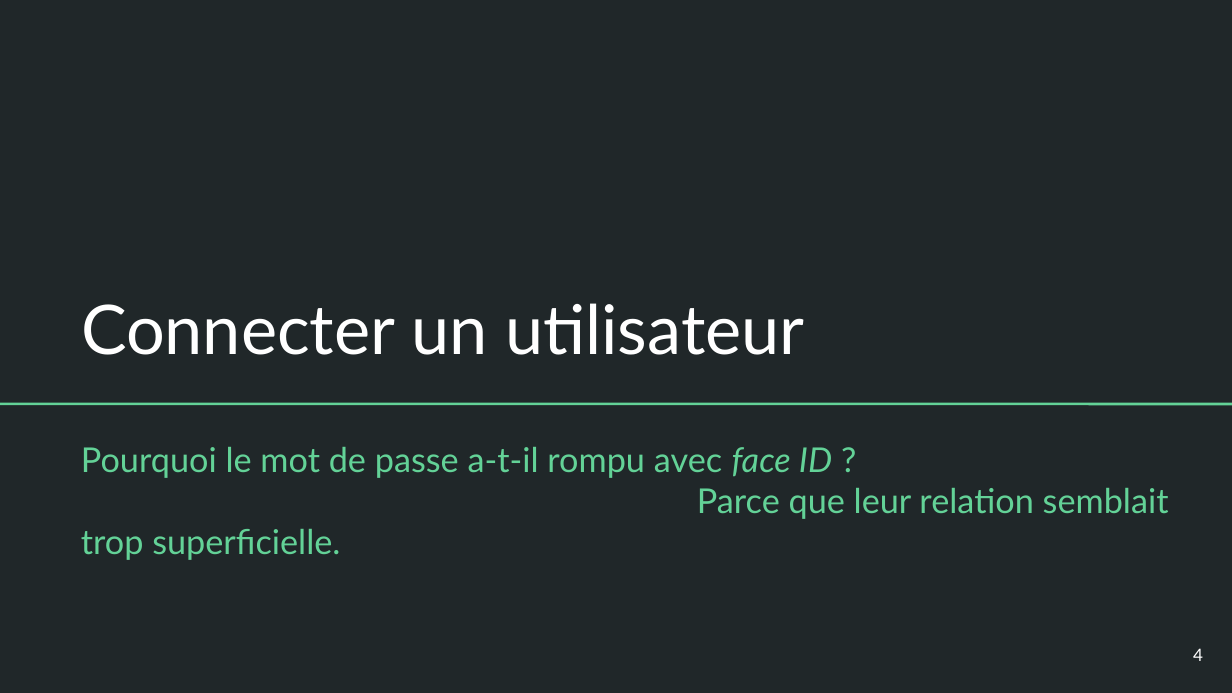
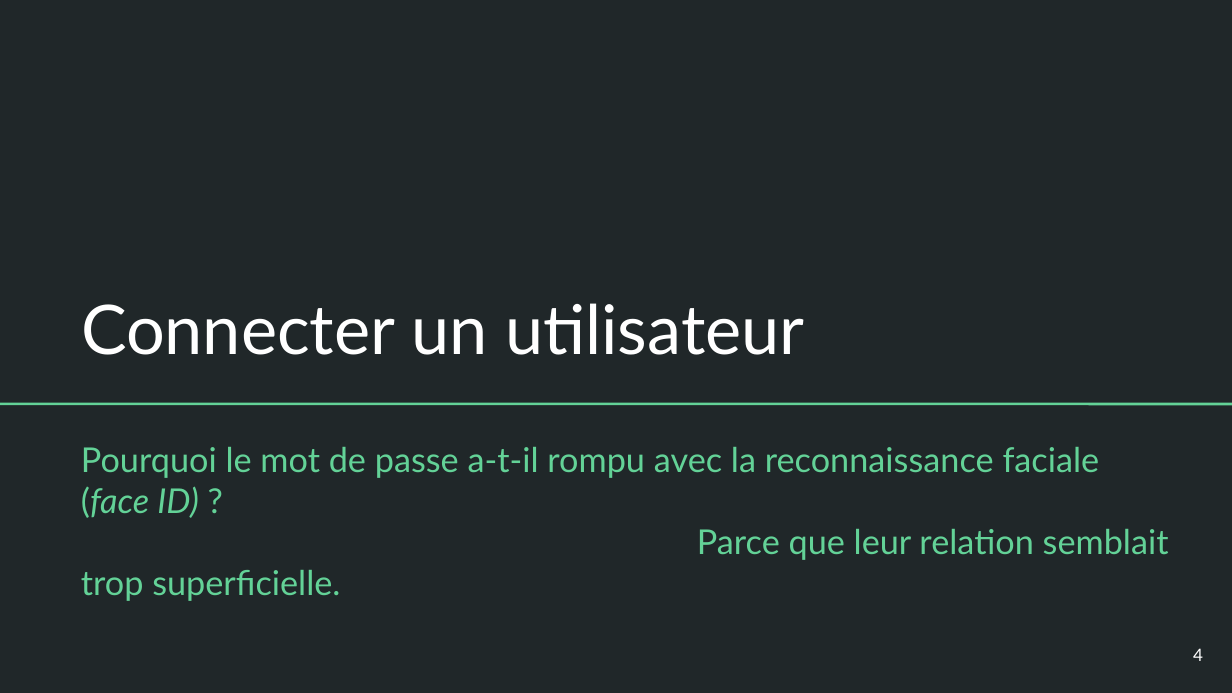
Before and after one commit to platu/inetdoc, a slide deck: slide 4 of presentations/asr-c3/c3-m1-asr.odp. Drawn at 1232x693 pixels with LibreOffice and Linux fonts; fonts in the diff are those of the drawing. Boxes give left, top, right and bottom in pixels: in the first picture for what was removed or moved away, otherwise in the second. Text is boxed around its words. In the diff, an @@ line names an element or a change of style, - is before the commit and + after.

Commit message:
Révision des 3 supports de cours Admin Sys Réseaux
. Corrections typos
. Actualisation séance 3 avec ajout OIDC
. Version intermédiaire support TP iSCSI jusqu'à la section RAID 1

```diff
--- a/presentations/asr-c3/c3-m1-asr.odp
+++ b/presentations/asr-c3/c3-m1-asr.odp
@@ text at (x1=81, y1=447, x2=1100, y2=518): text changed @@
-Pourquoi le mot de passe a-t-il rompu avec face ID ?
+Pourquoi le mot de passe a-t-il rompu avec la reconnaissance faciale (face ID) ?
```
Also in this commit, not shown: 5 other slides changed, 4 slides added, 3 other files.
